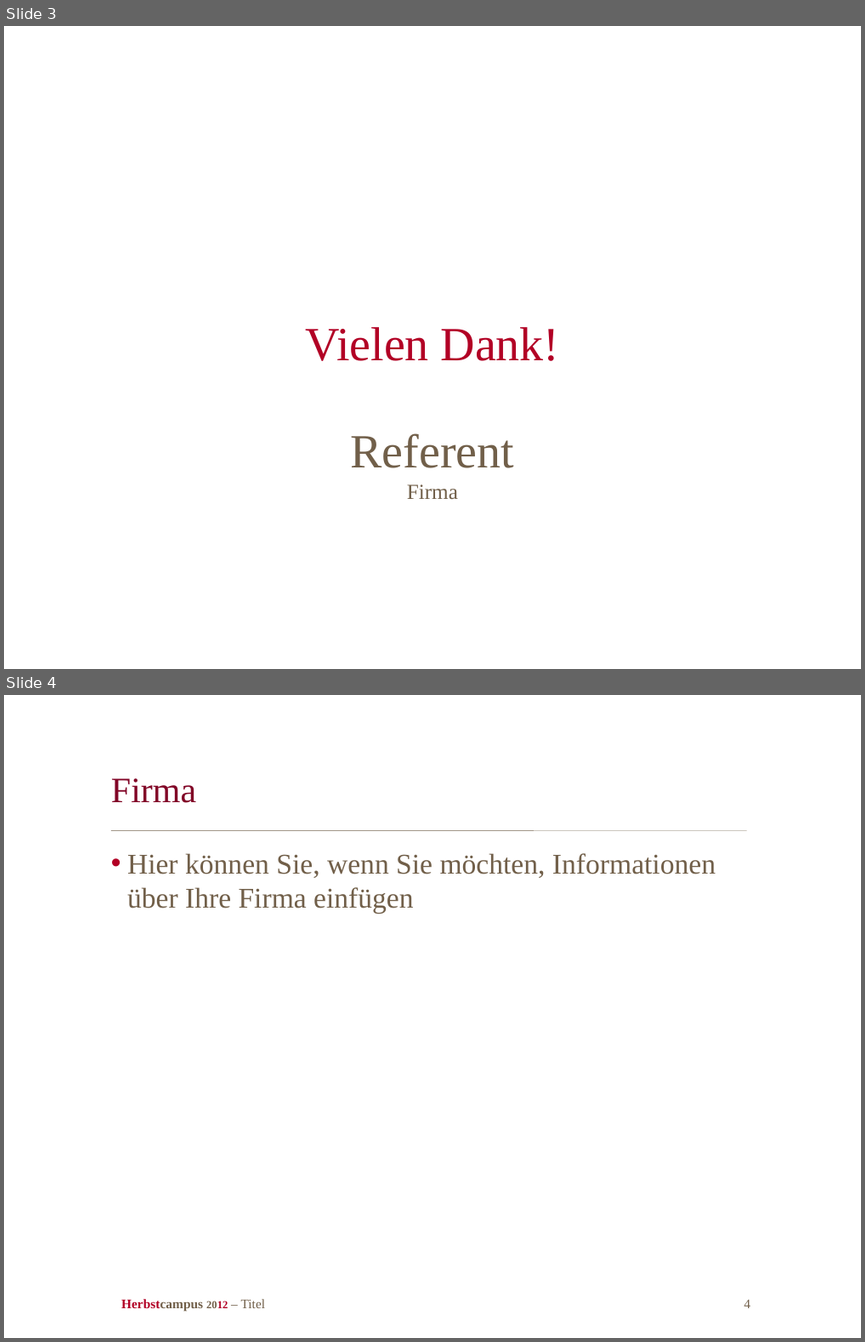
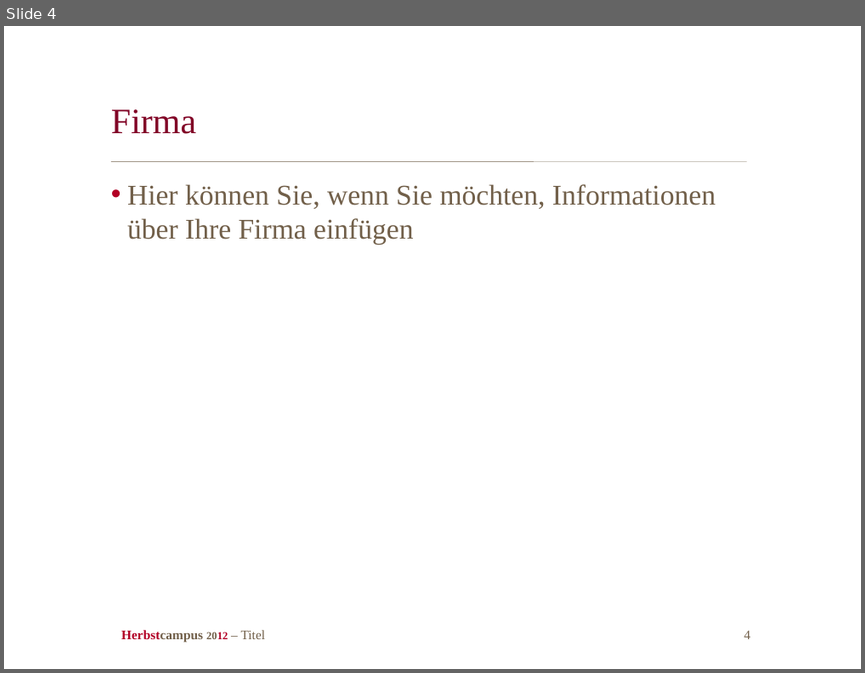
Before and after one commit to schauder/mentoring, a slide deck: hc_folien.odp. Shown one above the other, each under a label of ours: slides 3 and 4 before the commit, slide 4 after it. The pictures are 865x1342 and 865x673 pixels, drawn with LibreOffice and Linux fonts; fonts in the diff are those of the drawing; background and template pictures are left out. Boxes give left, top, right and bottom in pixels: in the first picture for what was removed or moved away, otherwise in the second. Text is boxed around its words. In the diff, an @@ line names an element or a change of style, - is before the commit and + after.

```diff
--- a/hc_folien.odp
+++ b/hc_folien.odp
@@ slide 3 removed at <box>4,26,861,669</box>, background picture (left out) @@
@@ title removed at <box>305,327,560,361</box> @@
-Vielen Dank!
@@ text removed at <box>351,433,514,499</box> @@
-Referent
-Firma
```
Also in this commit, not shown: 2 slides changed, 1 slide added, 3 other files.
